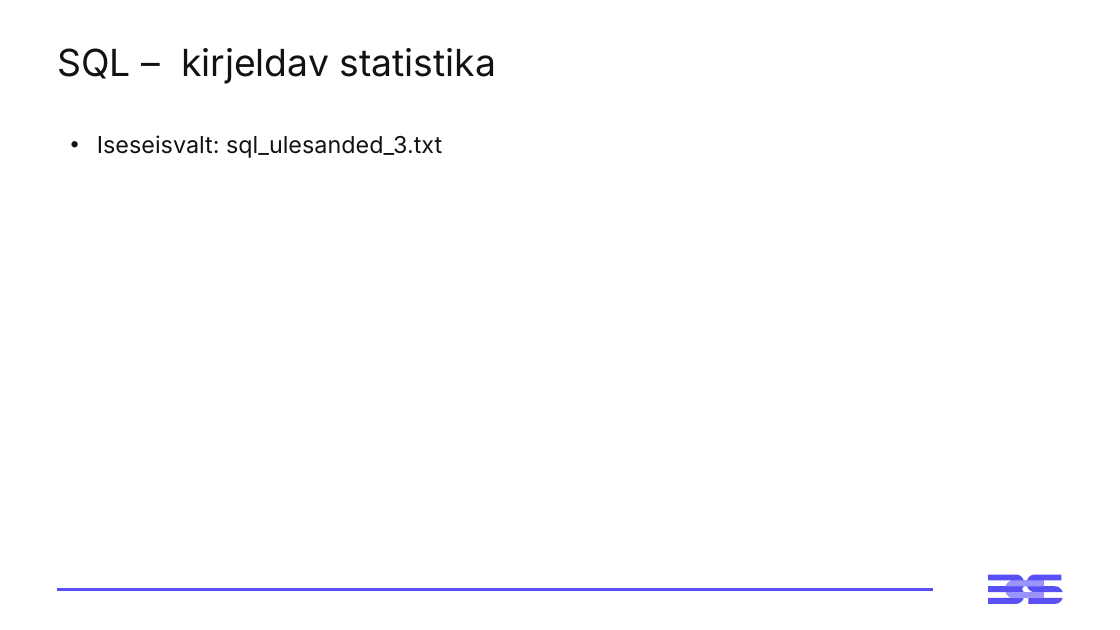
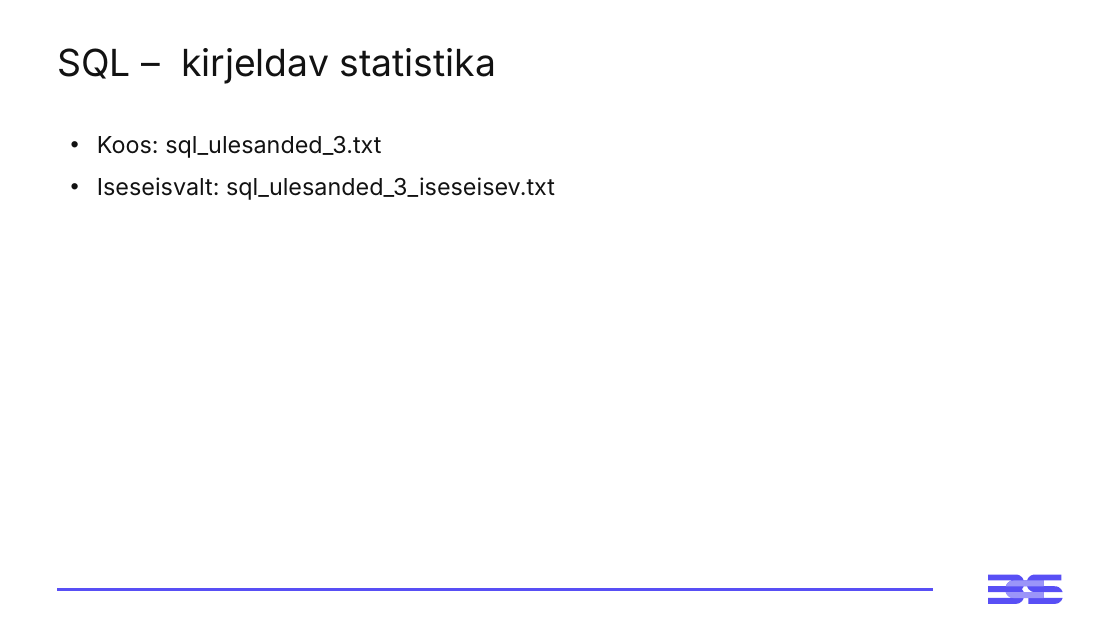
Before and after one commit to virverani/andmetarkus_2026_kevad, a slide deck: slide 13 of Day5/5-paev-andmetarkus-esitlus.pptx (slide 12 before the commit). Drawn at 1120x630 pixels with LibreOffice and Linux fonts; fonts in the diff are those of the drawing. Boxes give left, top, right and bottom in pixels: in the first picture for what was removed or moved away, otherwise in the second. Text is boxed around its words. In the diff, an @@ line names an element or a change of style, - is before the commit and + after.

```diff
--- a/Day5/5-paev-andmetarkus-esitlus.pptx
+++ b/Day5/5-paev-andmetarkus-esitlus.pptx
@@ text at bbox=[97, 136, 555, 200]: text changed @@
-• Iseseisvalt: sql_ulesanded_3.txt
+• Koos: sql_ulesanded_3.txt
+• Iseseisvalt: sql_ulesanded_3_iseseisev.txt
```
Also in this commit, not shown: 3 other slides changed, 1 slide removed, 5 other files.
